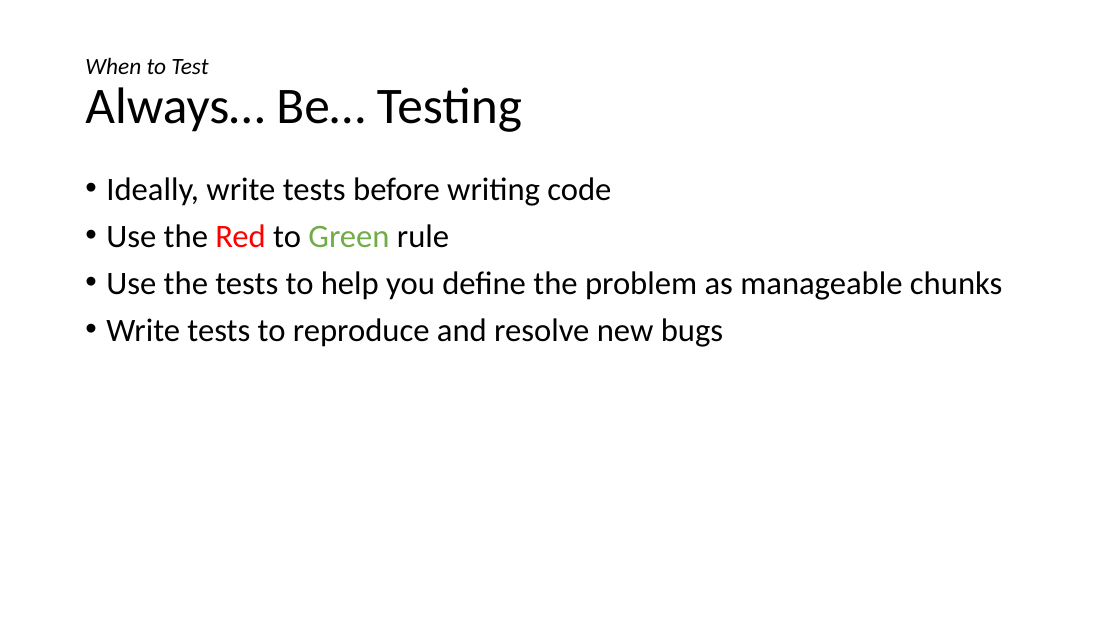
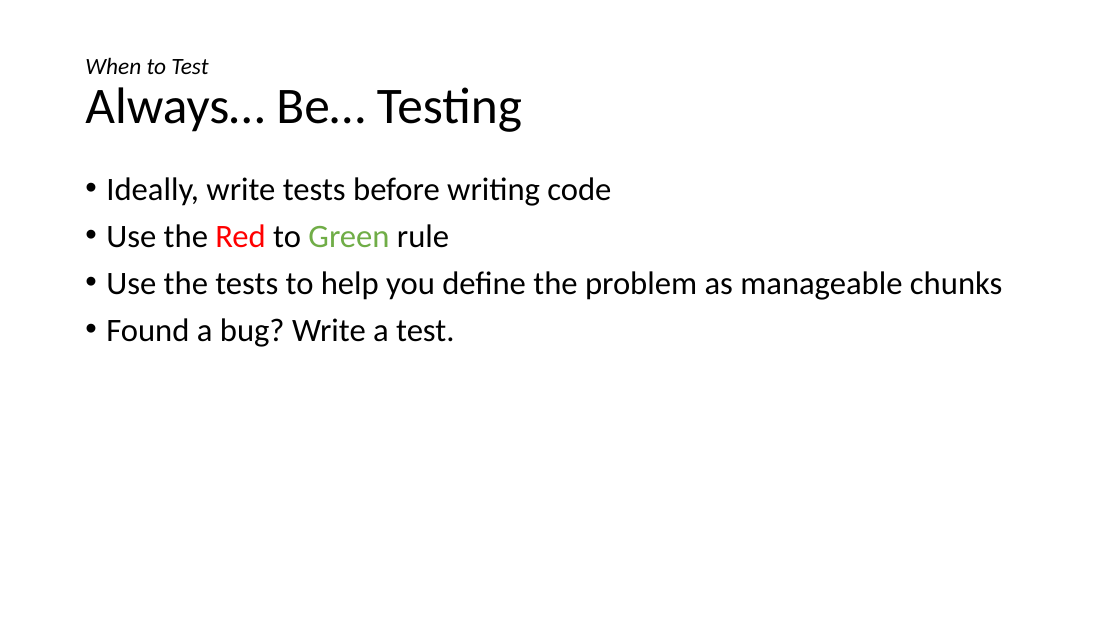
Before and after one commit to dnllowe/testing-presentation, a slide deck: slide 10 of testing-presentation.pptx (slide 8 before the commit). Drawn at 1120x630 pixels with LibreOffice and Linux fonts; fonts in the diff are those of the drawing. Boxes give left, top, right and bottom in pixels: in the first picture for what was removed or moved away, otherwise in the second. Text is boxed around its words. In the diff, an @@ line names an element or a change of style, - is before the commit and + after.

```diff
--- a/testing-presentation.pptx
+++ b/testing-presentation.pptx
@@ text at [106,318,454,347]: text changed @@
-• Write tests to reproduce and resolve new bugs
+• Found a bug? Write a test.
```
Also in this commit, not shown: 6 other slides changed, 8 slides added, 6 other files.
